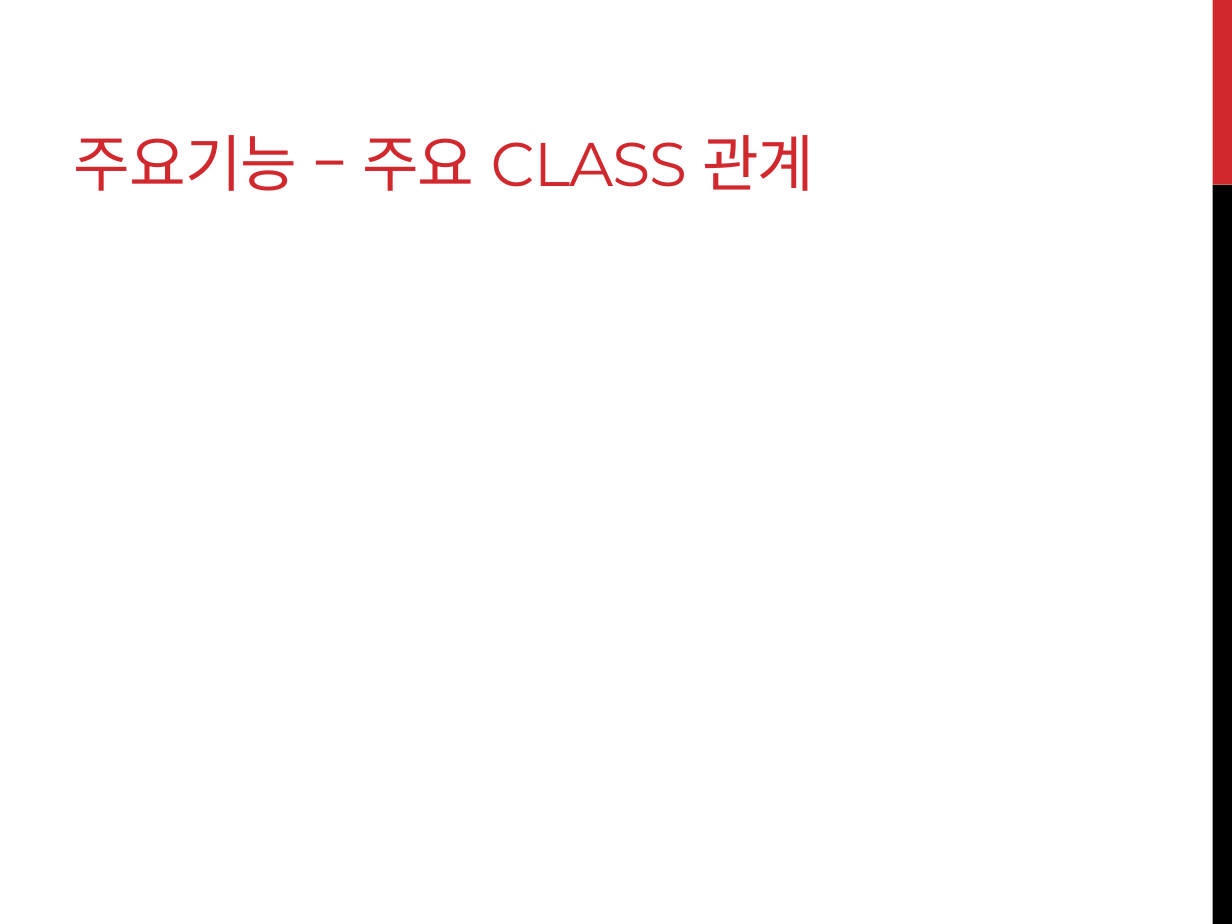
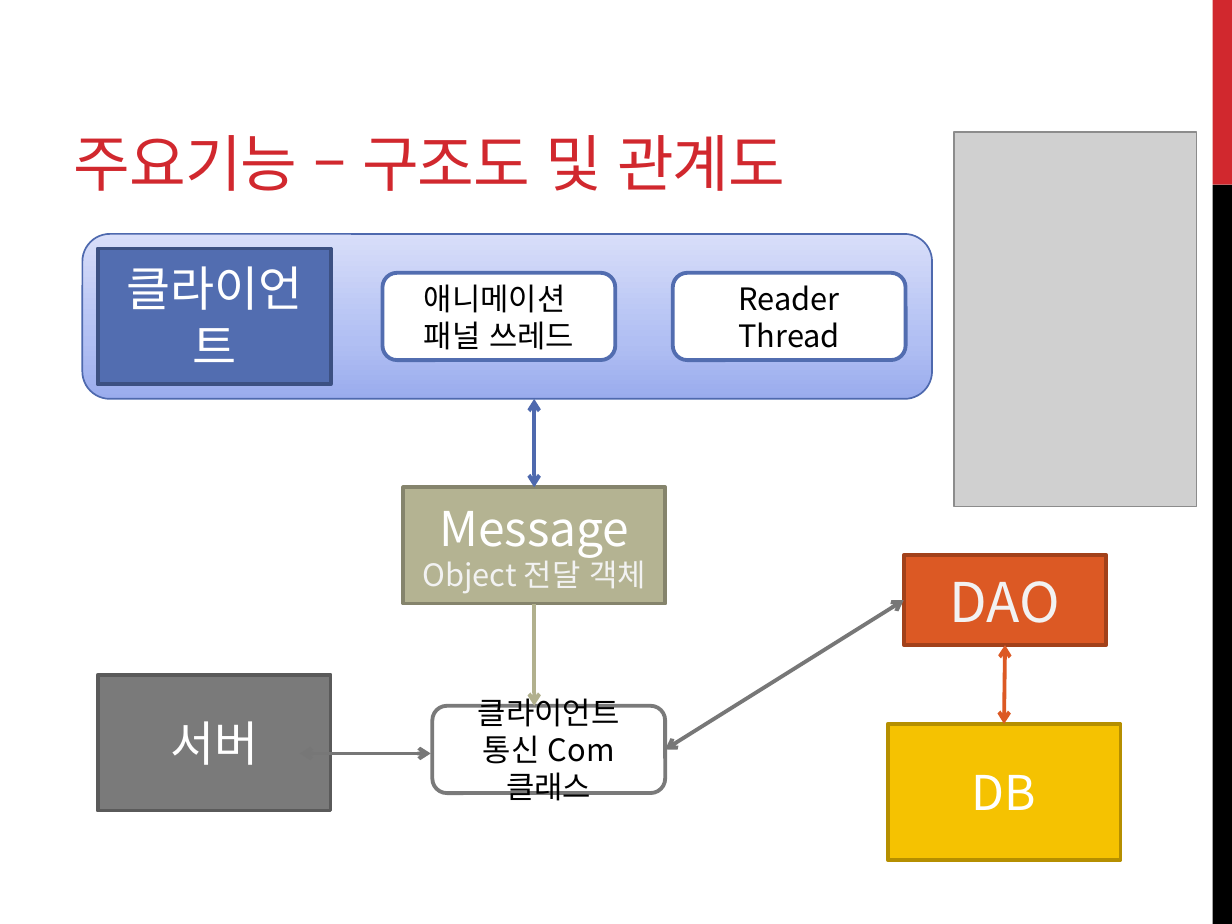
Before and after one commit to jinlee10/javaminiproj, a slide deck: slide 12 of Java_mini_proj_home/java_proj_PPT.pptx. Drawn at 1232x924 pixels with LibreOffice and Linux fonts; fonts in the diff are those of the drawing; grey boxes stand for pictures. Boxes give left, top, right and bottom in pixels: in the first picture for what was removed or moved away, otherwise in the second. Text is boxed around its words. In the diff, an @@ line names an element or a change of style, - is before the commit and + after.

```diff
--- a/Java_mini_proj_home/java_proj_PPT.pptx
+++ b/Java_mini_proj_home/java_proj_PPT.pptx
@@ title at [74,135,785,191]: text changed @@
-주요기능 – 주요 CLASS 관계
+주요기능 – 구조도 및 관계도
@@ picture added at [954,132,1196,506] @@
@@ rounded rectangle added at [83,234,933,399], fill gradient #9AACED to #B2C0F3 to #D8DFF9, outline #4E6AAE 1 pt @@
@@ rectangle added at [97,249,330,384], fill #526DB0, outline #3D5182 2.25 pt, 28 pt, text #FFFFFF @@
+클라이언트
@@ rounded rectangle added at [382,272,615,360], fill #FFFFFF, outline #526DB0 2.25 pt, 18 pt, text #000000 @@
+애니메이션
+패널 쓰레드
@@ rounded rectangle added at [673,272,906,360], fill #FFFFFF, outline #526DB0 2.25 pt, 18 pt, text #000000 @@
+Reader
+Thread
@@ double arrow added from (535, 399) to (535, 487), #4E6AAE 2.25 pt @@
@@ rectangle added at [403,487,665,602], fill #B4B392, outline #85846C 2.25 pt, 18 pt, text #F2F2F2 @@
+Message
+Object 전달 객체
@@ rectangle added at [904,556,1106,646], fill #DC5924, outline #A3421B 2.25 pt, 32 pt, text #F2F2F2 @@
+DAO
@@ arrow added from (535, 604) to (535, 706), #B1B08E 2.25 pt @@
@@ double arrow added from (665, 749) to (904, 600), #777777 2.25 pt @@
@@ double arrow added from (1005, 646) to (1004, 724), #DC5924 2.25 pt @@
@@ rectangle added at [97,675,330,811], fill #7A7A7A, outline #5A5A5A 2.25 pt, 28 pt, text #FFFFFF @@
+서버
@@ rounded rectangle added at [432,706,665,793], fill #FFFFFF, outline #7A7A7A 2.25 pt, 18 pt, text #000000 @@
+클라이언트 통신 Com 클래스
@@ rectangle added at [887,724,1120,860], fill #F5C201, outline #B59001 2.25 pt, 28 pt, text #FFFFFF @@
+DB
@@ double arrow added from (299, 754) to (431, 754), #777777 2.25 pt @@
```
Also in this commit, not shown: 3 other slides changed, 1 slide removed, 3 other files.
